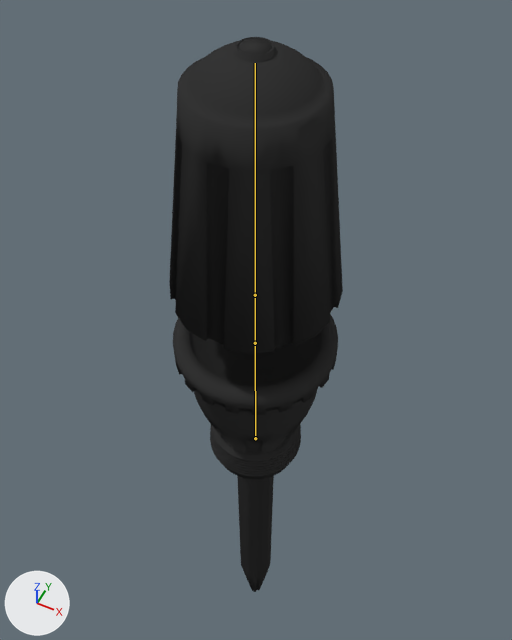
Before and after pictures for a commit that changed the Blender file OpenGLProj/resources/models/thumper_dune/Thumper.blend.
Camera for both pictures: a 50 mm camera at (0.194, -0.387, 0.637) aimed at (-0.041, 0.082, 0.05). Every picture has the same lights, and +X, +Y and +Z are marked at lower left. Both versions are drawn at frame 50 of the action 'thump'; the numbers are the values there. The bones that bend it are drawn over the model as lines.

The first picture shows 'Thumper'.
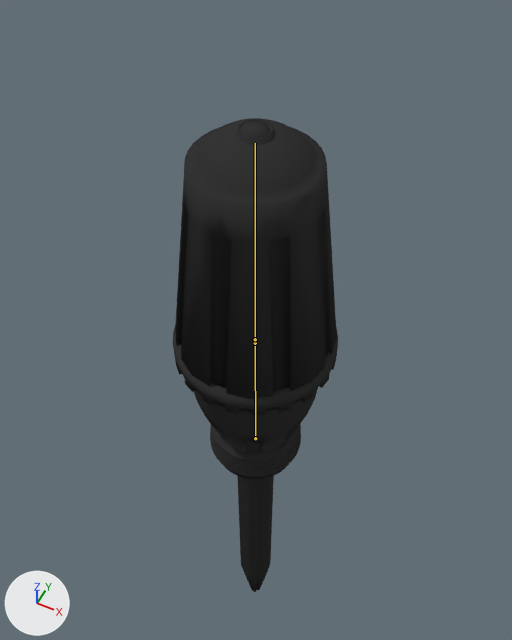
Patch to the scene script:
```diff
--- a/OpenGLProj/resources/models/thumper_dune/Thumper.blend.py
+++ b/OpenGLProj/resources/models/thumper_dune/Thumper.blend.py
@@ bone_mid @@
 bone_mid = bpy.data.objects['Armature'].pose.bones['Mid']  # child of 'Base'
-bone_mid.scale = (1.0, 1.09, 1.0)
+bone_mid.scale = (1.0, 0.07, 1.0)
```

Changed parts and their boxes (x1, y1, x2, y2) in the pictures (512 x 640 px):
'Thumper', posed (15% shorter): before (169, 37, 343, 592); after (173, 118, 338, 592)
bone 'Mid', root to tip: before (255, 343) to (255, 295); after (255, 343) to (255, 339)
